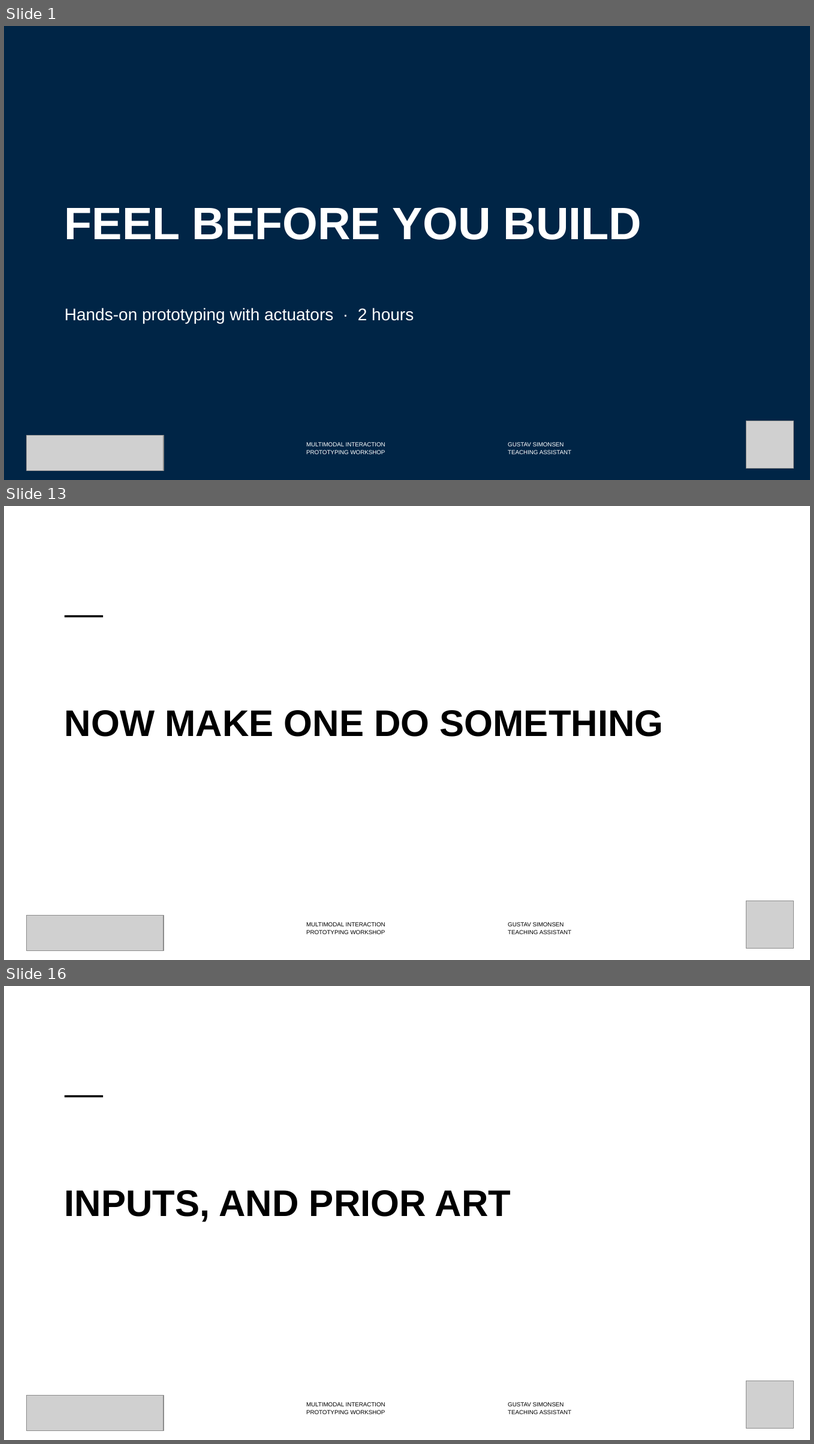
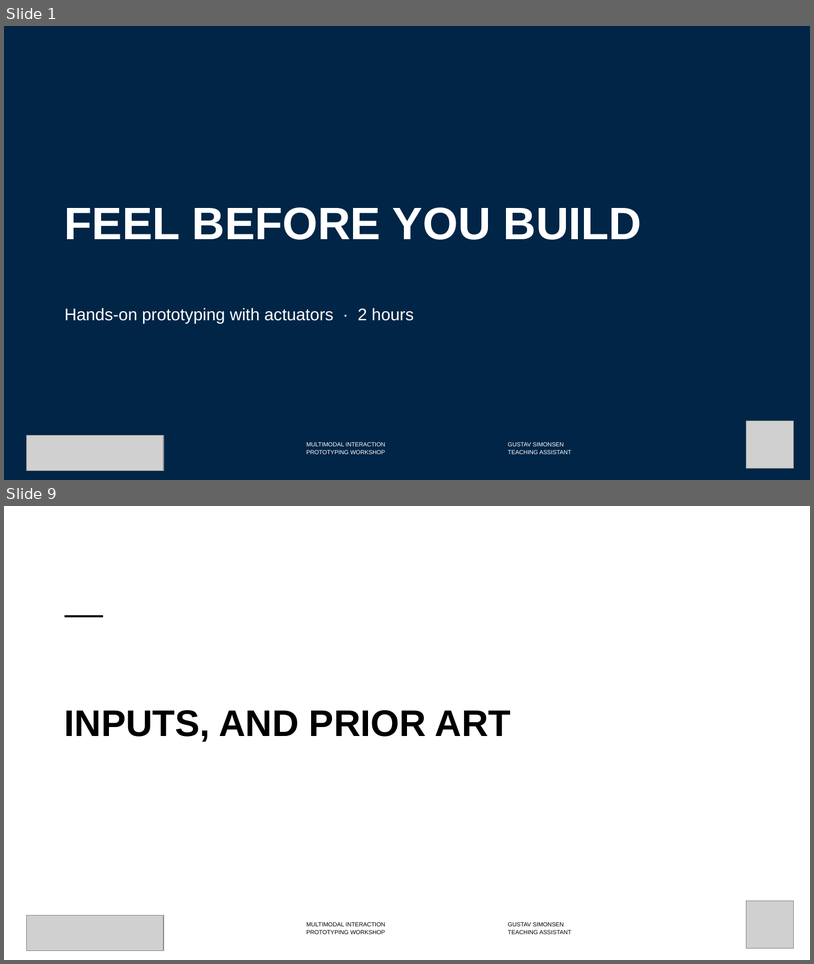
Before and after one commit to labtools-au/multimodal-actuator-workshop, a slide deck: docs/multimodal-actuator-workshop.pptx. Shown one above the other, each under a label of ours: slides 1, 13 and 16 before the commit, slides 1 and 9 after it; the slides between them are not shown. The pictures are 814x1444 and 814x964 pixels, drawn with LibreOffice and Linux fonts; fonts in the diff are those of the drawing; grey boxes stand for pictures; background and template pictures are left out. Boxes give left, top, right and bottom in pixels: in the first picture for what was removed or moved away, otherwise in the second. Text is boxed around its words. In the diff, an @@ line names an element or a change of style, - is before the commit and + after.

```diff
--- a/docs/multimodal-actuator-workshop.pptx
+++ b/docs/multimodal-actuator-workshop.pptx
@@ slide 13 removed at box(4, 506, 810, 960), background #FFFFFF; not listed: 3 template elements that a slide beside it also shows @@
@@ title removed at box(65, 710, 664, 736) @@
-NOW MAKE ONE DO SOMETHING
@@ picture removed at box(747, 901, 794, 948) @@
@@ picture removed at box(27, 915, 164, 950) @@
@@ what was slide 16 is now slide 9 @@
```
Also in this commit, not shown: 10 slides changed, 1 slide added, 7 other slides removed, 6 other files.
